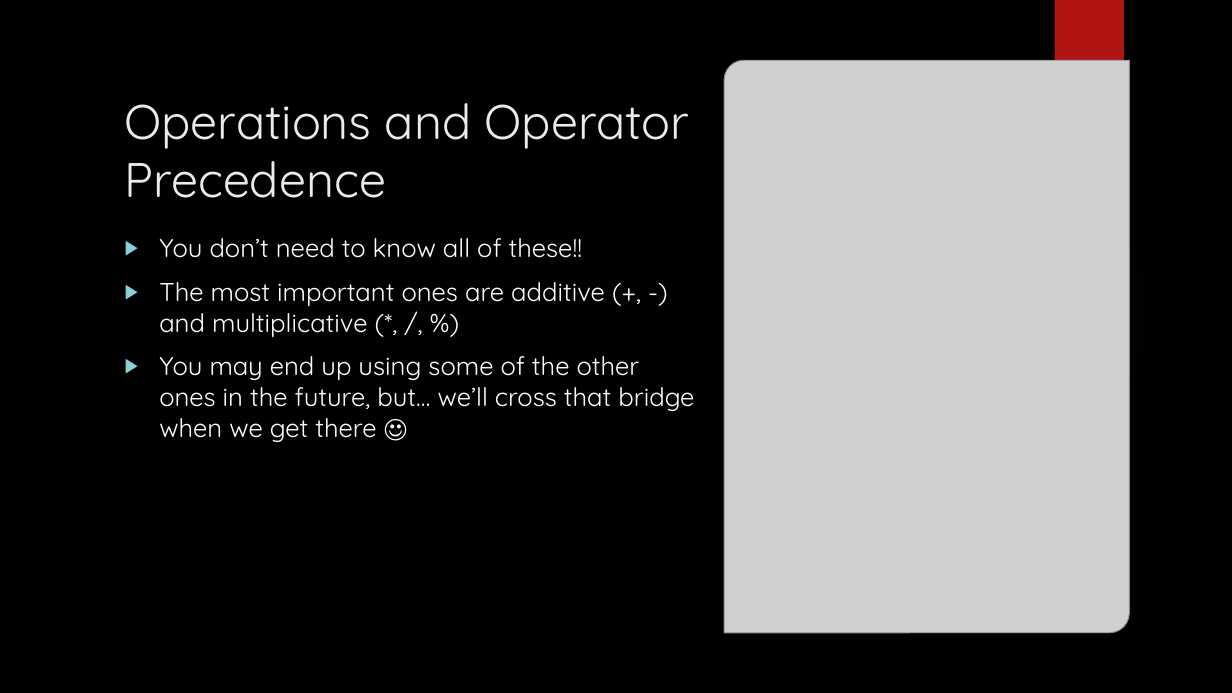
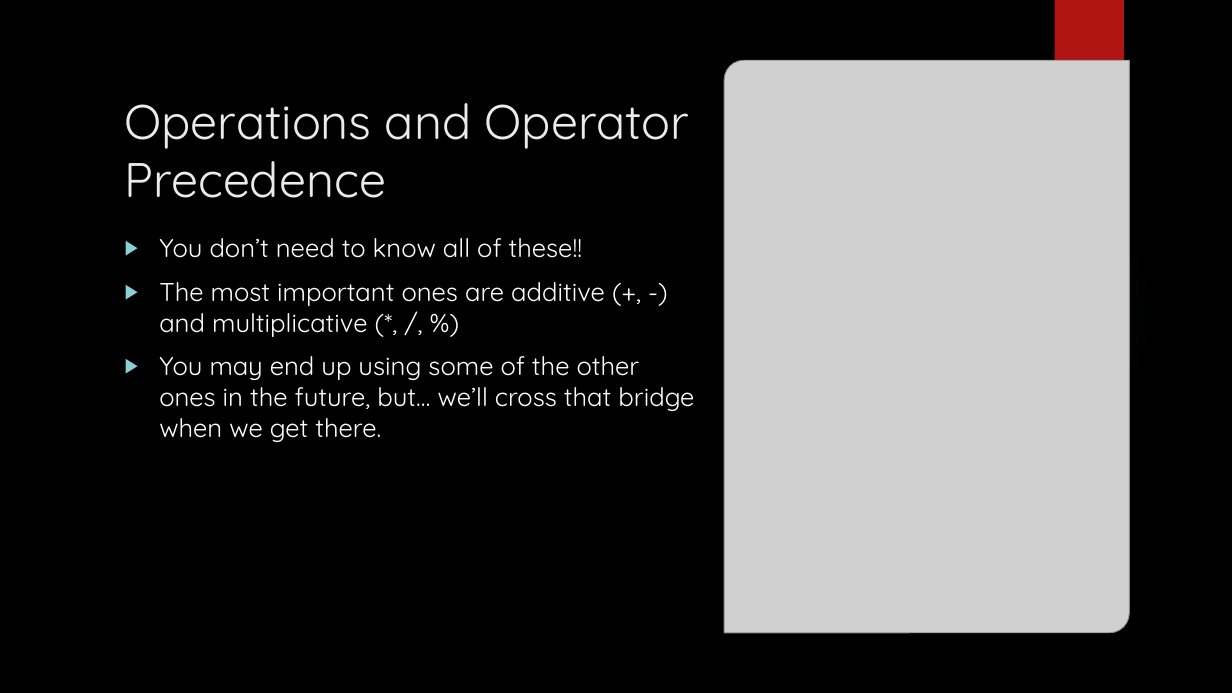
Before and after one commit to michaelbartlett17/cs7-recs, a slide deck: slide 17 of Slides/0909Recitation.pptx. Drawn at 1232x693 pixels with LibreOffice and Linux fonts; fonts in the diff are those of the drawing; grey boxes stand for pictures; background and template pictures are left out. Boxes give left, top, right and bottom in pixels: in the first picture for what was removed or moved away, otherwise in the second. Text is boxed around its words. In the diff, an @@ line names an element or a change of style, - is before the commit and + after.

```diff
--- a/Slides/0909Recitation.pptx
+++ b/Slides/0909Recitation.pptx
@@ text at bbox=[159, 356, 694, 442]: text changed @@
-▶ You may end up using some of the other ones in the future, but… we’ll cross that bridge when we get there ☺
+▶ You may end up using some of the other ones in the future, but… we’ll cross that bridge when we get there.
```
Also in this commit, not shown: 4 other slides changed, 2 other files.
